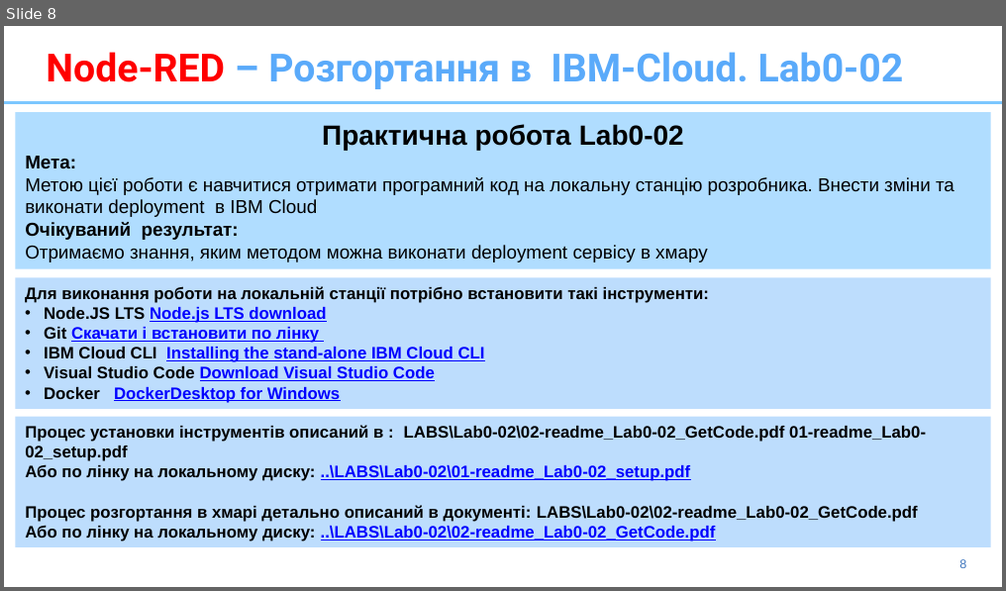
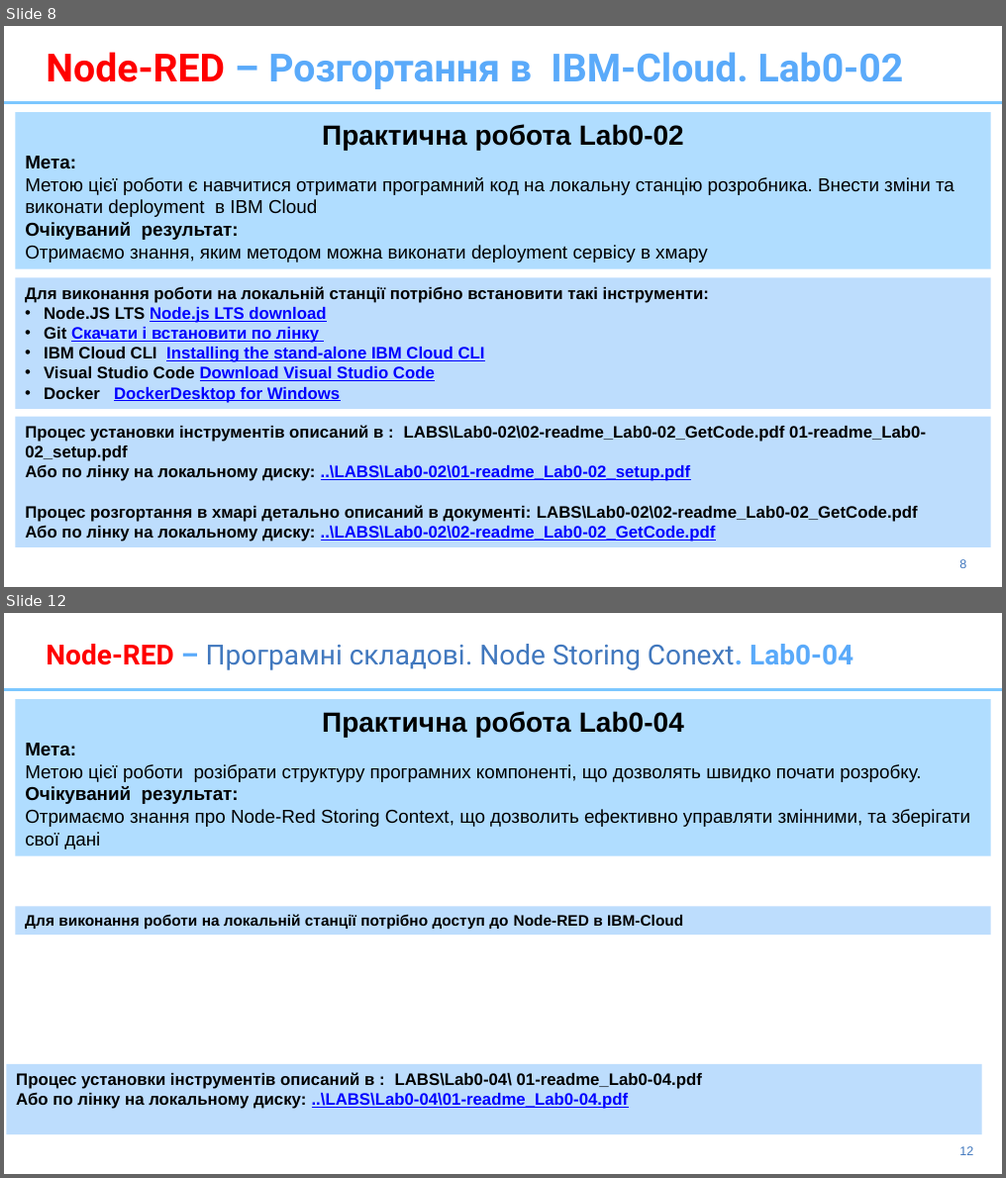
Before and after one commit to pavlo-shcherbukha/IBM-Node-Red-APP2020, a slide deck: presentation/2-Node-Red-2020-DeploymentOnCloud.pptx. Shown one above the other, each under a label of ours: slide 8 before the commit, slides 8 and 12 after it; the slides between them are not shown. The pictures are 1006x591 and 1006x1178 pixels, drawn with LibreOffice and Linux fonts; fonts in the diff are those of the drawing. Boxes give left, top, right and bottom in pixels: in the first picture for what was removed or moved away, otherwise in the second. Text is boxed around its words. In the diff, an @@ line names an element or a change of style, - is before the commit and + after.

Commit message:
aded labs

```diff
--- a/presentation/2-Node-Red-2020-DeploymentOnCloud.pptx
+++ b/presentation/2-Node-Red-2020-DeploymentOnCloud.pptx
@@ slide 12 added at <box>4,613,1002,1174</box>, background #FFFFFF; not listed: 2 template elements that a slide beside it also shows @@
@@ title added at <box>46,644,853,670</box>, 20 pt, text #4178BE @@
+Node-RED – Програмні складові. Node Storing Conext. Lab0-04
@@ rectangle added at <box>15,699,990,856</box>, fill #B0DDFF, 13.5 pt, text #000000 @@
+Практична робота Lab0-04
+Мета:
+Метою цієї роботи розібрати структуру програмних компоненті, що дозволять швидко почати розробку.
+Очікуваний результат:
+Oтримаємо знання про Node-Red Storing Context, що дозволить ефективно управляти змінними, та зберігати свої дані
@@ rectangle added at <box>15,906,990,936</box>, fill #BDDDFD, 11 pt, text #000000, bold @@
+Для виконання роботи на локальній станції потрібно доступ до Node-RED в IBM-Cloud
@@ rectangle added at <box>6,1064,981,1135</box>, fill #BDDDFD, 12 pt, text #000000, bold @@
+Процес установки інструментів описаний в : LABS\Lab0-04\ 01-readme_Lab0-04.pdf
+Або по лінку на локальному диску: ..\LABS\Lab0-04\01-readme_Lab0-04.pdf
```
Also in this commit, not shown: 1 slide changed, 3 other slides added.
